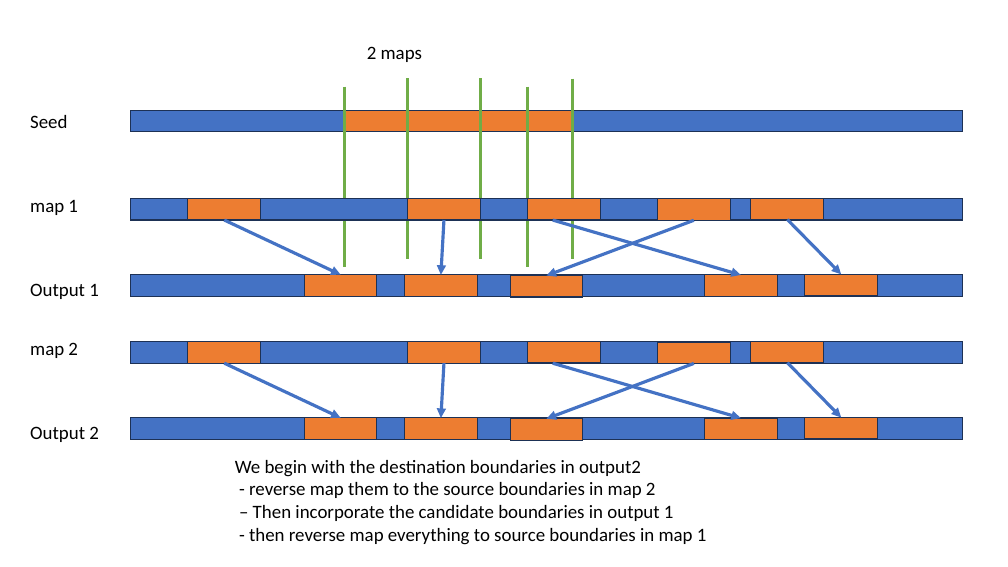
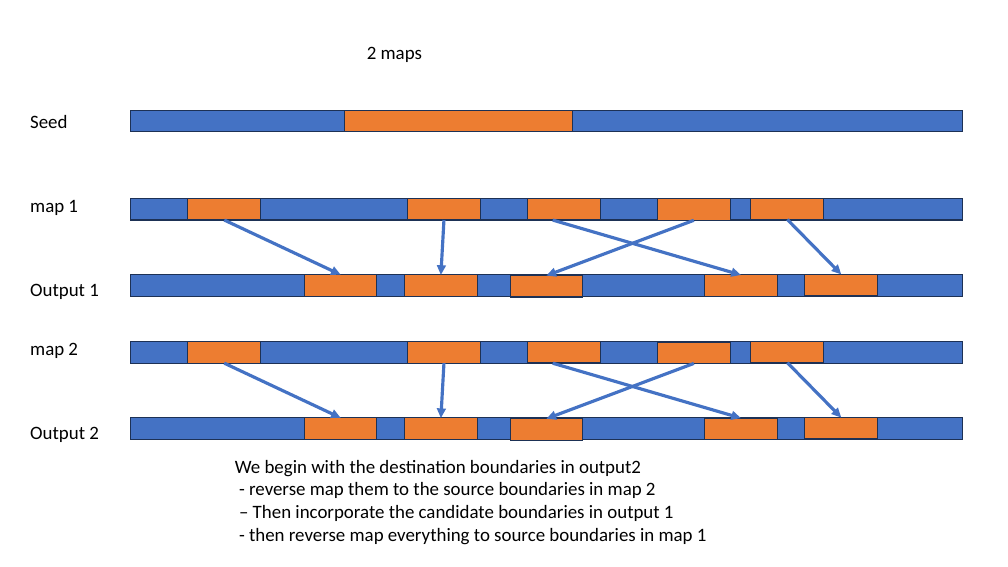
Before and after one commit to ylow/aoc2023, a slide deck: slide 2 of day5/explanation.pptx. Drawn at 1008x567 pixels with LibreOffice and Linux fonts; fonts in the diff are those of the drawing. Boxes give left, top, right and bottom in pixels: in the first picture for what was removed or moved away, otherwise in the second. Text is boxed around its words. In the diff, an @@ line names an element or a change of style, - is before the commit and + after.

```diff
--- a/day5/explanation.pptx
+++ b/day5/explanation.pptx
@@ line removed from (344, 87) to (344, 268) @@
@@ line removed from (408, 79) to (408, 259) @@
@@ line removed from (480, 79) to (480, 259) @@
@@ line removed from (528, 87) to (528, 268) @@
@@ line removed from (572, 79) to (572, 259) @@
```
Also in this commit, not shown: 1 other file.
